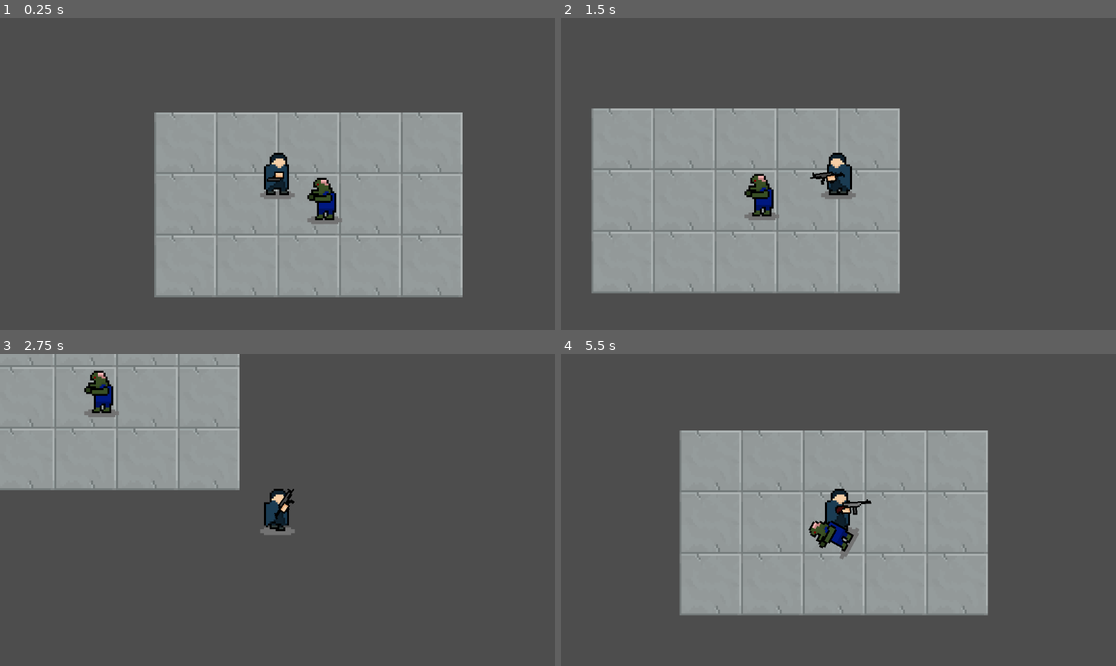
Above: before the commit, frames 1-4 (two rows, left to right).
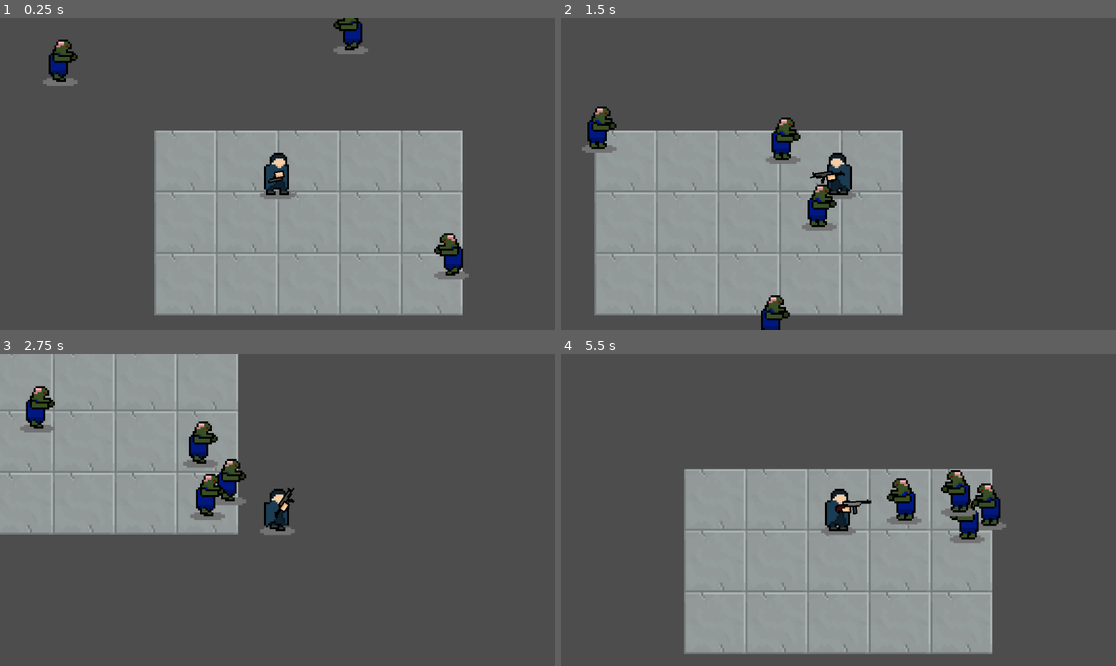
Above: after the commit, the same moments.

Repository: userbooi/Daydream-Toronto
Game: Godot game, scene res://Scenes/main.tscn
The game is run twice, just before and just after one commit, with the same random seed, the same clock (stepped at 60 frames per second) and the same inputs.
Inputs (mouse positions are in pixels of both pictures, inside the frame that each line leads up to):
- Up to frame 1 (0.25 s): no input
- Up to frame 2 (1.5 s): move the mouse to (960, 158) at 0.52 s; hold D (right) 0.53-1.28 s; click (960, 158) at 0.6 s; move the mouse to (727, 189) at 1.27 s; hold S (down) from 1.28 s (still down); tap 1 (switch_weapon) at 1.35 s
- Up to frame 3 (2.75 s): move the mouse to (333, 441) at 2.02 s; release S (down) at 2.03 s; hold D (right) from 2.03 s (still down); click (333, 441) at 2.1 s
- Up to frame 4 (5.5 s): move the mouse to (810, 572) at 2.77 s; release D (right) at 2.78 s; hold W (up) 2.78-3.53 s; tap 1 (switch_weapon) at 2.85, 4.35 s; move the mouse to (1005, 556) at 3.52 s; hold A (left) 3.53-5.03 s; click (1005, 556) at 3.6 s; move the mouse to (672, 463) at 4.27 s; move the mouse to (866, 510) at 5.02 s; hold S (down) from 5.03 s (still down); click (866, 510) at 5.1 s

The runs differ from the first frame. In frame 1, 11% of the frame differs, in the area x 7-85%, y 0-96%; in frame 2, 15%; in frame 3, 11%; in frame 4, 21%, in the area x 21-81%, y 24-97%.
Error in both runs: Invalid access to property or key 'tommy' on a base object of type 'Dictionary'. (res://Scripts/guns.gd:100)

Commit message:
Added main menu and zombie ai

Diff:
--- a/Scenes/UI/main_menu.tscn
+++ b/Scenes/UI/main_menu.tscn
@@ -1,6 +1,5 @@
-[gd_scene load_steps=4 format=3 uid="uid://kg0xj1ymr3ow"]
+[gd_scene load_steps=3 format=3 uid="uid://byt7w5sebnq46"]
 
-[ext_resource type="Script" path="res://Scripts/main_menu.gd" id="1_c3g3x"]
 [ext_resource type="Texture2D" uid="uid://c4vu6aq3h773o" path="res://icon.svg" id="1_o50ko"]
 
 [sub_resource type="LabelSettings" id="LabelSettings_q0lsu"]
@@ -13,7 +12,6 @@
 anchor_bottom = 1.0
 grow_horizontal = 2
 grow_vertical = 2
-script = ExtResource("1_c3g3x")
 
 [node name="Background" type="TextureRect" parent="."]
 layout_mode = 1
--- a/Scenes/main.tscn
+++ b/Scenes/main.tscn
@@ -1,6 +1,7 @@
 [gd_scene load_steps=12 format=4 uid="uid://bwekn7po0i1oq"]
-[ext_resource type="PackedScene" uid="uid://c6wf214xk2tsd" path="res://Scenes/player.tscn" id="1_xm4y6"]
-[ext_resource type="PackedScene" uid="uid://bilito4ayw7if" path="res://Scenes/zombie.tscn" id="2_eiouw"]
+
+[ext_resource type="PackedScene" uid="uid://cy6cmcrhv808e" path="res://Scenes/player.tscn" id="1_xm4y6"]
+[ext_resource type="PackedScene" uid="uid://buklchbsap0a2" path="res://Scenes/zombie.tscn" id="2_eiouw"]
 [ext_resource type="Texture2D" uid="uid://dyf7ixj0178s3" path="res://Assets/tilesheets/brutalist_tileset.png" id="4_eetd7"]
 [ext_resource type="Texture2D" uid="uid://dig6qnjyeaneq" path="res://Assets/tilesheets/floor_tiles/floor_concrete1.png" id="5_aedqq"]
 [ext_resource type="Texture2D" uid="uid://8e7xpfjf60am" path="res://Assets/tilesheets/floor_tiles/floor_concrete2.png" id="6_512k1"]
@@ -553,7 +554,19 @@
 [node name="Player" parent="." instance=ExtResource("1_xm4y6")]
 
 [node name="Zombie" parent="." instance=ExtResource("2_eiouw")]
-position = Vector2(49, 26)
-gravity_scale = 0.0
+position = Vector2(190, 84)
+lock_rotation = true
+
+[node name="Zombie8" parent="." instance=ExtResource("2_eiouw")]
+position = Vector2(31, 275)
+lock_rotation = true
+
+[node name="Zombie9" parent="." instance=ExtResource("2_eiouw")]
+position = Vector2(79, -162)
+lock_rotation = true
+
+[node name="Zombie10" parent="." instance=ExtResource("2_eiouw")]
+position = Vector2(-233, -126)
+lock_rotation = true
 
 [node name="Projectiles" type="Node" parent="."]
--- a/Scenes/player.tscn
+++ b/Scenes/player.tscn
@@ -40,11 +40,13 @@
 "speed": 10.0
 }]
 
-[sub_resource type="CapsuleShape2D" id="CapsuleShape2D_vx1a5"]
-radius = 9.0
-height = 24.0
+[sub_resource type="CapsuleShape2D" id="CapsuleShape2D_ydr1x"]
+radius = 7.0
+height = 34.0
 
 [node name="Player" type="RigidBody2D"]
+collision_mask = 6
+mass = 5.0
 gravity_scale = 0.0
 lock_rotation = true
 script = ExtResource("1_jnvt1")
@@ -53,11 +55,13 @@
 friction = 800.0
 
 [node name="AnimatedSprite2D" type="AnimatedSprite2D" parent="."]
+position = Vector2(0, -19)
 scale = Vector2(2, 2)
 sprite_frames = SubResource("SpriteFrames_g6t0i")
 animation = &"walk"
 
 [node name="Camera2D" type="Camera2D" parent="."]
+position = Vector2(0, -19)
 zoom = Vector2(2, 2)
 position_smoothing_speed = 10.0
 
@@ -65,9 +69,9 @@
 script = ExtResource("7_jyxg6")
 
 [node name="CollisionShape2D" type="CollisionShape2D" parent="."]
-position = Vector2(0, 4)
-shape = SubResource("CapsuleShape2D_vx1a5")
+rotation = 1.5708
+shape = SubResource("CapsuleShape2D_ydr1x")
 
 [node name="guns" parent="." instance=ExtResource("8_n14a5")]
-position = Vector2(5, 0)
+position = Vector2(5, -19)
 scale = Vector2(1.5, 1.5)
--- a/Scenes/zombie.tscn
+++ b/Scenes/zombie.tscn
@@ -40,11 +40,22 @@
 }]
 
 [sub_resource type="CapsuleShape2D" id="CapsuleShape2D_2cuyc"]
+radius = 12.0
+
+[sub_resource type="CircleShape2D" id="CircleShape2D_sb41j"]
+radius = 120.017
 
 [node name="Zombie" type="RigidBody2D"]
+collision_layer = 2
+collision_mask = 7
+gravity_scale = 0.0
 script = ExtResource("1_yqs2x")
+movement_speed = 100.0
+acceleration = 1000.0
+offset_magnitude_range = 50.0
 
 [node name="AnimatedSprite2D" type="AnimatedSprite2D" parent="."]
+position = Vector2(0, -17)
 scale = Vector2(2, 2)
 sprite_frames = SubResource("SpriteFrames_wet8x")
 animation = &"walk"
@@ -53,5 +64,18 @@
 script = ExtResource("6_eerim")
 
 [node name="CollisionShape2D" type="CollisionShape2D" parent="."]
-position = Vector2(0, 5)
+position = Vector2(0, -12)
 shape = SubResource("CapsuleShape2D_2cuyc")
+
+[node name="Area2D" type="Area2D" parent="."]
+position = Vector2(0, -17)
+collision_layer = 2
+
+[node name="CollisionShape2D" type="CollisionShape2D" parent="Area2D"]
+position = Vector2(0, 6)
+shape = SubResource("CircleShape2D_sb41j")
+
+[connection signal="body_entered" from="." to="." method="_on_body_entered"]
+[connection signal="body_exited" from="." to="." method="_on_body_exited"]
+[connection signal="body_entered" from="Area2D" to="." method="_on_body_entered"]
+[connection signal="body_exited" from="Area2D" to="." method="_on_body_exited"]
--- a/Scripts/guns.gd
+++ b/Scripts/guns.gd
@@ -46,12 +46,12 @@
 	if (get_global_mouse_position().x < Game.player.position.x):
 		#$Sprite2D.flip_v = true
 		$Sprite2D.scale = Vector2(1, -1)
-		position = Vector2(-5,0)
+		position = Vector2(-5,-20)
 		#$shootPoint.position.y =
 	else:
 		#$Sprite2D.flip_v = false
 		$Sprite2D.scale = Vector2(1, 1)
-		position = Vector2(5, 0)
+		position = Vector2(5, -20)
 
 func change_gun():
 	var offsetVector
--- a/Scripts/zombie.gd
+++ b/Scripts/zombie.gd
@@ -5,10 +5,62 @@
 @export
 var acceleration : float
 @export
-var friction : float
+var offset_magnitude_range : float
 
 @onready
 var physics_component : PhysicsComponent = get_node("PhysicsComponent")
 
+enum STATE {
+	CHASING,
+	BLINE
+}
+
+var current_state = STATE.CHASING
+
+var chasing_offset = Vector2.ZERO
+
+var player_position: Vector2
+
 func _integrate_forces(state: PhysicsDirectBodyState2D) -> void:
-	pass
+
+	player_position = Game.player.global_position
+
+	if current_state == STATE.CHASING and chasing_offset == Vector2.ZERO:
+		var angle = randf() * TAU
+		chasing_offset = Vector2.RIGHT.rotated(angle) * offset_magnitude_range
+
+	if current_state == STATE.CHASING:
+		player_position += chasing_offset
+
+	var direction = (player_position - global_position).normalized()
+	var current_velocity = state.linear_velocity
+	var target_velocity = direction * movement_speed
+
+
+	if direction.length() > 0:
+		current_velocity = current_velocity.move_toward(target_velocity, acceleration * state.step)
+
+	if player_position.x < global_position.x:
+		$AnimatedSprite2D.flip_h = false
+	else:
+		$AnimatedSprite2D.flip_h = true
+
+	if current_velocity.length() > 0:
+		$AnimatedSprite2D.play("walk")
+	else:
+		$AnimatedSprite2D.play("idle")
+
+	physics_component.base_velocity = current_velocity
+	state.linear_velocity = physics_component.velocity
+
+
+func _on_body_entered(body: Node) -> void:
+	if body == Game.player:
+		print(chasing_offset)
+		current_state = STATE.BLINE
+		chasing_offset = Vector2.ZERO
+
+
+func _on_body_exited(body: Node) -> void:
+	if body == Game.player:
+		current_state = STATE.CHASING
Not shown: 1 places in Scenes/zombie.tscn that only renumber resources
